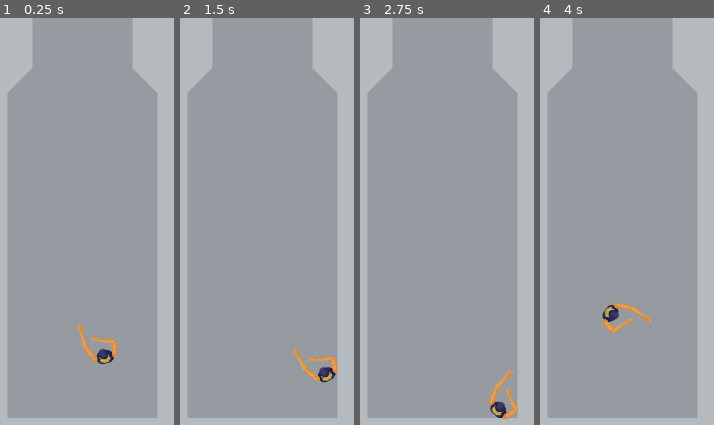
Above: before the commit, frames 1-4 (left to right).
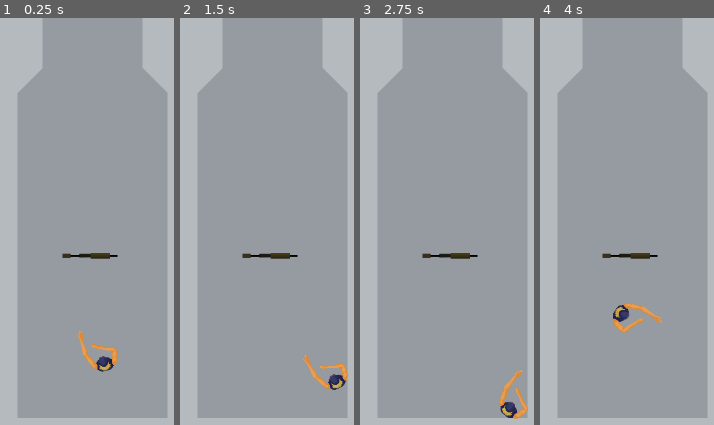
Above: after the commit, the same moments.

Repository: nelsonwenner/godot-topdown-shooter
Game: Godot game, scene res://src/scenes/levels/World.tscn
The game is run twice, just before and just after one commit, with the same random seed, the same clock (stepped at 60 frames per second) and the same inputs. This scene is started directly instead of the project's main scene.
Inputs (mouse positions are in pixels of both pictures, inside the frame that each line leads up to):
- Up to frame 1 (0.25 s): no input
- Up to frame 2 (1.5 s): tap Enter at 0.5 s; move the mouse to (outside the picture) at 0.52 s; hold D (player_right) 0.53-1.28 s; tap E (pickup) at 0.6 s; move the mouse to (outside the picture) at 1.27 s; hold S (player_down) from 1.28 s (still down); click (outside the picture) at 1.35 s
- Up to frame 3 (2.75 s): move the mouse to (outside the picture) at 2.02 s; release S (player_down) at 2.03 s; hold D (player_right) from 2.03 s (still down); tap E (pickup) at 2.1 s
- Up to frame 4 (4 s): tap Space at 2.75 s; move the mouse to (595, 331) at 2.77 s; release D (player_right) at 2.78 s; hold W (player_up) 2.78-3.53 s; click (595, 331) at 2.85 s; move the mouse to (outside the picture) at 3.52 s; hold A (player_left) from 3.53 s (still down); tap E (pickup) at 3.6 s

The runs differ from the first frame. In frame 1, 12% of the frame differs, in the area x 4-96%, y 0-99%; in frame 2, 12%; in frame 3, 12%; in frame 4, 12%.

Commit message:
feat: add objects in world

Diff:
--- a/src/effects/shadown.gd
+++ b/src/effects/shadown.gd
@@ -13,7 +13,8 @@
 func _process(_delta):
 	#shadow_dir = get_viewport().size / 2.0 - get_global_mouse_position()
 	#print("shadow => ", shadow_dir)
-	shadow_dir = Vector2(4.1, 13.0)
+	#shadow_dir = Vector2(4.1, 13.0)
+	shadow_dir = Vector2(19.999939, 11.999969)
 	update()
 
 func _draw():
@@ -24,11 +25,11 @@
 		var next_vertice = vertices[(vertice_ind + 1) % num_of_vertices]
 		var normal = (next_vertice - vertice).normalized().rotated(PI / 2.0)
 
-		if flag:
+		#if flag:
+			#draw_polygon(PoolVector2Array([vertice, vertice + shadow_dir, next_vertice]), PoolColorArray([shadow_color, shadow_end_color, shadow_color]))
+			#draw_polygon(PoolVector2Array([next_vertice, next_vertice + shadow_dir, vertice + shadow_dir]), PoolColorArray([shadow_color, shadow_end_color, shadow_end_color]))
+
+		#else:
+		if shadow_dir.dot(normal) < 200:
 			draw_polygon(PoolVector2Array([vertice, vertice + shadow_dir, next_vertice]), PoolColorArray([shadow_color, shadow_end_color, shadow_color]))
 			draw_polygon(PoolVector2Array([next_vertice, next_vertice + shadow_dir, vertice + shadow_dir]), PoolColorArray([shadow_color, shadow_end_color, shadow_end_color]))
-
-		else:
-			if shadow_dir.dot(normal) > 0:
-				draw_polygon(PoolVector2Array([vertice, vertice + shadow_dir, next_vertice]), PoolColorArray([shadow_color, shadow_end_color, shadow_color]))
-				draw_polygon(PoolVector2Array([next_vertice, next_vertice + shadow_dir, vertice + shadow_dir]), PoolColorArray([shadow_color, shadow_end_color, shadow_end_color]))
--- a/src/effects/shadown.tscn
+++ b/src/effects/shadown.tscn
@@ -4,3 +4,4 @@
 
 [node name="shadown" type="Node2D"]
 script = ExtResource( 1 )
+shadow_color = Color( 0.0941176, 0.0941176, 0.0941176, 1 )
--- /dev/null
+++ b/src/objects/environments/balcone1.tscn
@@ -0,0 +1,13 @@
+[gd_scene format=2]
+
+[node name="Polygon2D" type="Polygon2D"]
+scale = Vector2( 0.5, 0.5 )
+z_index = 3
+color = Color( 0.709804, 0.733333, 0.74902, 1 )
+polygon = PoolVector2Array( 0, 640, 512, 640, 512, 0, 0, 0 )
+
+[node name="Balcone" type="StaticBody2D" parent="."]
+collision_mask = 0
+
+[node name="CollisionPolygon2D" type="CollisionPolygon2D" parent="Balcone"]
+polygon = PoolVector2Array( 0, 0, 0, 640, 512, 640, 512, 0 )
--- /dev/null
+++ b/src/objects/environments/balcone2.tscn
@@ -0,0 +1,11 @@
+[gd_scene format=2]
+
+[node name="Polygon2D" type="Polygon2D"]
+z_index = 3
+color = Color( 0.709804, 0.733333, 0.74902, 1 )
+polygon = PoolVector2Array( 0, 0, 0, 1152, 640, 1152, 640, 2048, 1280, 2048, 1280, -496, 2048, -1152, 3456, -1152, 3456, -1392, 3328, -1536, 256, -1536, 0, -1280 )
+
+[node name="Balcone" type="StaticBody2D" parent="."]
+
+[node name="CollisionPolygon2D" type="CollisionPolygon2D" parent="Balcone"]
+polygon = PoolVector2Array( 0, -1280, 0, 1152, 640, 1152, 640, 2048, 1280, 2048, 1280, -512, 2048, -1152, 3456, -1152, 3456, -1392, 3328, -1536, 256, -1536 )
--- /dev/null
+++ b/src/objects/environments/balcone3.tscn
@@ -0,0 +1,11 @@
+[gd_scene format=2]
+
+[node name="Polygon2D" type="Polygon2D"]
+z_index = 3
+color = Color( 0.709804, 0.733333, 0.74902, 1 )
+polygon = PoolVector2Array( 0, 256, 0, 1536, 512, 1536, 512, 1024, 2560, 1024, 2560, 640, 3584, 640, 3584, -656, 2176, -640, 2176, -256, 3072, -256, 3072, 256 )
+
+[node name="Balcone" type="StaticBody2D" parent="."]
+
+[node name="CollisionPolygon2D" type="CollisionPolygon2D" parent="Balcone"]
+polygon = PoolVector2Array( 0, 256, 0, 1536, 512, 1536, 512, 1024, 2560, 1024, 2560, 640, 3584, 640, 3584, -656, 2176, -640, 2176, -256, 3072, -256, 3072, 256 )
--- /dev/null
+++ b/src/objects/environments/balcone4.tscn
@@ -0,0 +1,11 @@
+[gd_scene format=2]
+
+[node name="Polygon2D" type="Polygon2D"]
+z_index = 3
+color = Color( 0.709804, 0.733333, 0.74902, 1 )
+polygon = PoolVector2Array( 0, 0, 0, 256, 512, 256, 512, 0, 768, 0, 768, -384, 512, -384, 512, -256, 256, -256 )
+
+[node name="Balcone" type="StaticBody2D" parent="."]
+
+[node name="CollisionPolygon2D" type="CollisionPolygon2D" parent="Balcone"]
+polygon = PoolVector2Array( 0, 0, 0, 256, 512, 256, 512, 0, 768, 0, 768, -384, 512, -384, 512, -256, 256, -256 )
--- /dev/null
+++ b/src/objects/environments/balcone5.tscn
@@ -0,0 +1,11 @@
+[gd_scene format=2]
+
+[node name="Polygon2D" type="Polygon2D"]
+z_index = 3
+color = Color( 0.709804, 0.733333, 0.74902, 1 )
+polygon = PoolVector2Array( 0, 0, 384, -384, 1024, -384, 1408, 0, 1408, 512, 1024, 896, 384, 896, 0, 512 )
+
+[node name="Balcone" type="StaticBody2D" parent="."]
+
+[node name="CollisionPolygon2D" type="CollisionPolygon2D" parent="Balcone"]
+polygon = PoolVector2Array( 0, 0, 0, 512, 384, 896, 1024, 896, 1408, 512, 1408, 0, 1024, -384, 384, -384 )
--- /dev/null
+++ b/src/objects/environments/balcone6.tscn
@@ -0,0 +1,11 @@
+[gd_scene format=2]
+
+[node name="Polygon2D" type="Polygon2D"]
+z_index = 3
+color = Color( 0.709804, 0.733333, 0.74902, 1 )
+polygon = PoolVector2Array( 0, 0, 256, -256, 1920, -256, 2176, 0, 2176, 0, 2176, 512, 1664, 512, 1664, 512, 1664, 3072, 1280, 3072, 1280, 512, 0, 512 )
+
+[node name="Balcone" type="StaticBody2D" parent="."]
+
+[node name="CollisionPolygon2D" type="CollisionPolygon2D" parent="Balcone"]
+polygon = PoolVector2Array( 0, 0, 0, 512, 1280, 512, 1280, 3072, 1664, 3072, 1664, 512, 2176, 512, 2176, 0, 1920, -256, 256, -256 )
--- /dev/null
+++ b/src/objects/environments/balcone7.tscn
@@ -0,0 +1,12 @@
+[gd_scene format=2]
+
+[node name="Polygon2D" type="Polygon2D"]
+z_index = 3
+color = Color( 0.709804, 0.733333, 0.74902, 1 )
+polygon = PoolVector2Array( 0, 0, 1584, 0, 1584, 900, 1242, 1152, 0, 1152 )
+
+[node name="Balcone" type="StaticBody2D" parent="."]
+
+[node name="CollisionPolygon2D" type="CollisionPolygon2D" parent="Balcone"]
+z_index = 3
+polygon = PoolVector2Array( 0, 0, 0, 1152, 1242, 1152, 1584, 900, 1584, 0 )
--- a/src/scenes/levels/World.gd
+++ b/src/scenes/levels/World.gd
@@ -9,7 +9,7 @@
 func set_camera_limits():
 	var map_size = get_node("Environment/CameraLimit/TileMap").get_used_rect()
 	var cell_size = get_node("Environment/CameraLimit/TileMap").cell_size
-	get_node("Characters/Player/Camera2D").limit_left = map_size.position.x * cell_size.x
-	get_node("Characters/Player/Camera2D").limit_top = map_size.position.y * cell_size.y
-	get_node("Characters/Player/Camera2D").limit_right = map_size.end.x * cell_size.x
-	get_node("Characters/Player/Camera2D").limit_bottom = map_size.end.y * cell_size.y
+	get_node("Characters/player/Camera2D").limit_left = map_size.position.x * cell_size.x
+	get_node("Characters/player/Camera2D").limit_top = map_size.position.y * cell_size.y
+	get_node("Characters/player/Camera2D").limit_right = map_size.end.x * cell_size.x
+	get_node("Characters/player/Camera2D").limit_bottom = map_size.end.y * cell_size.y
--- a/src/scenes/levels/World.tscn
+++ b/src/scenes/levels/World.tscn
@@ -1,8 +1,17 @@
-[gd_scene load_steps=5 format=2]
+[gd_scene load_steps=14 format=2]
 
 [ext_resource path="res://src/scenes/levels/World.gd" type="Script" id=1]
 [ext_resource path="res://arts/environments/floor.png" type="Texture" id=2]
 [ext_resource path="res://src/scenes/player/player.tscn" type="PackedScene" id=3]
+[ext_resource path="res://src/effects/shadown.tscn" type="PackedScene" id=4]
+[ext_resource path="res://src/scenes/weapons/weapon.tscn" type="PackedScene" id=5]
+[ext_resource path="res://src/objects/environments/balcone1.tscn" type="PackedScene" id=6]
+[ext_resource path="res://src/objects/environments/balcone2.tscn" type="PackedScene" id=7]
+[ext_resource path="res://src/objects/environments/balcone3.tscn" type="PackedScene" id=8]
+[ext_resource path="res://src/objects/environments/balcone4.tscn" type="PackedScene" id=9]
+[ext_resource path="res://src/objects/environments/balcone5.tscn" type="PackedScene" id=10]
+[ext_resource path="res://src/objects/environments/balcone6.tscn" type="PackedScene" id=11]
+[ext_resource path="res://src/objects/environments/balcone7.tscn" type="PackedScene" id=12]
 
 [sub_resource type="TileSet" id=1]
 0/name = "floor.png 0"
@@ -36,6 +45,199 @@
 format = 1
 tile_data = PoolIntArray( -5636126, 0, 0, -5636125, 0, 0, -5636124, 0, 0, -5636123, 0, 0, -5636122, 0, 0, -5636121, 0,  …(96812 unchanged characters)…
 
+[node name="Balconies" type="Node2D" parent="Environment"]
+
+[node name="Block1" type="Node" parent="Environment/Balconies"]
+
+[node name="Polygon2D" parent="Environment/Balconies/Block1" instance=ExtResource( 6 )]
+position = Vector2( 585.775, -442.821 )
+scale = Vector2( 0.113718, 0.120741 )
+
+[node name="Polygon2D2" parent="Environment/Balconies/Block1" instance=ExtResource( 6 )]
+position = Vector2( 587.336, -584.34 )
+scale = Vector2( 0.114, 0.121 )
+
+[node name="Polygon2D3" parent="Environment/Balconies/Block1" instance=ExtResource( 6 )]
+position = Vector2( 588.835, -728.177 )
+scale = Vector2( 0.114, 0.121 )
+
+[node name="Polygon2D4" parent="Environment/Balconies/Block1" instance=ExtResource( 6 )]
+position = Vector2( 589.918, -873.629 )
+scale = Vector2( 0.114, 0.121 )
+
+[node name="Block2" type="Node" parent="Environment/Balconies"]
+
+[node name="Polygon2D" parent="Environment/Balconies/Block2" instance=ExtResource( 7 )]
+position = Vector2( -614.824, -1960 )
+scale = Vector2( 0.134611, 0.146838 )
+
+[node name="Polygon2D2" parent="Environment/Balconies/Block2" instance=ExtResource( 6 )]
+position = Vector2( -358.789, -1648.61 )
+scale = Vector2( 0.283206, 0.18992 )
+
+[node name="Polygon2D3" parent="Environment/Balconies/Block2" instance=ExtResource( 6 )]
+position = Vector2( -333.233, -2014.02 )
+scale = Vector2( 0.259994, 0.084289 )
+polygon = PoolVector2Array( 0, 640, 512, 640, 512, 0, 0, 0, 0, 343.086 )
+
+[node name="Polygon2D4" parent="Environment/Balconies/Block2" instance=ExtResource( 6 )]
+position = Vector2( -328.99, -1840.07 )
+scale = Vector2( 0.259994, 0.084289 )
+polygon = PoolVector2Array( 0, 640, 512, 640, 512, 0, 0, 0, 0, 343.086 )
+
+[node name="Polygon2D5" parent="Environment/Balconies/Block2" instance=ExtResource( 6 )]
+position = Vector2( -10.7918, -1840.07 )
+scale = Vector2( 0.259994, 0.084289 )
+polygon = PoolVector2Array( 0, 640, 512, 640, 512, 0, 0, 0, 0, 343.086 )
+
+[node name="Polygon2D6" parent="Environment/Balconies/Block2" instance=ExtResource( 6 )]
+position = Vector2( -12.2061, -2011.19 )
+scale = Vector2( 0.259994, 0.084289 )
+polygon = PoolVector2Array( 0, 640, 512, 640, 512, 0, 0, 0, 0, 343.086 )
+
+[node name="Polygon2D7" parent="Environment/Balconies/Block2" instance=ExtResource( 6 )]
+position = Vector2( 75.8287, -1957.45 )
+scale = Vector2( 0.0887419, 0.084289 )
+polygon = PoolVector2Array( 0, 640, 512, 640, 512, 0, 0, 0, 0, 343.086 )
+
+[node name="Block3" type="Node" parent="Environment/Balconies"]
+
+[node name="Polygon2D8" parent="Environment/Balconies/Block3" instance=ExtResource( 6 )]
+position = Vector2( 551.176, -2042.97 )
+scale = Vector2( 0.343422, 0.084289 )
+polygon = PoolVector2Array( 0, 640, 512, 640, 512, 0, 0, 0, 0, 343.086 )
+
+[node name="Polygon2D9" parent="Environment/Balconies/Block3" instance=ExtResource( 6 )]
+position = Vector2( 549.841, -1575.57 )
+scale = Vector2( 0.343422, 0.084289 )
+polygon = PoolVector2Array( 0, 640, 512, 640, 512, 0, 0, 0, 0, 343.086 )
+
+[node name="Polygon2D10" parent="Environment/Balconies/Block3" instance=ExtResource( 6 )]
+position = Vector2( 551.176, -1810.57 )
+scale = Vector2( 0.343422, 0.084289 )
+polygon = PoolVector2Array( 0, 640, 512, 640, 512, 0, 0, 0, 0, 343.086 )
+
+[node name="Block4" type="Node" parent="Environment/Balconies"]
+
+[node name="Polygon2D" parent="Environment/Balconies/Block4" instance=ExtResource( 8 )]
+position = Vector2( 1203.69, -1935.97 )
+scale = Vector2( 0.137388, 0.162956 )
+
+[node name="Polygon2D11" parent="Environment/Balconies/Block4" instance=ExtResource( 6 )]
+position = Vector2( 1205.95, -2041.9 )
+scale = Vector2( 0.343422, 0.0991543 )
+polygon = PoolVector2Array( 0, 640, 512, 640, 512, 0, 0, 0, 0, 343.086 )
+
+[node name="Polygon2D2" parent="Environment/Balconies/Block4" instance=ExtResource( 9 )]
+position = Vector2( 1203.15, -1554.45 )
+scale = Vector2( 0.2, 0.2 )
+
+[node name="Polygon2D12" parent="Environment/Balconies/Block4" instance=ExtResource( 6 )]
+position = Vector2( 1537.08, -1596.28 )
+scale = Vector2( 0.871768, 0.0956466 )
+polygon = PoolVector2Array( 0, 640, 512, 640, 512, 0, 0, 0, 0, 343.086 )
+
+[node name="Polygon2D13" parent="Environment/Balconies/Block4" instance=ExtResource( 6 )]
+position = Vector2( 1833.41, -1833.12 )
+scale = Vector2( 0.391653, 0.0991543 )
+polygon = PoolVector2Array( 0, 640, 512, 640, 512, 0, 0, 0, 0, 343.086 )
+
+[node name="Polygon2D14" parent="Environment/Balconies/Block4" instance=ExtResource( 6 )]
+position = Vector2( 1835.66, -2065.47 )
+scale = Vector2( 0.135152, 0.190354 )
+polygon = PoolVector2Array( 0, 640, 512, 640, 512, 0, 0, 0, 0, 343.086 )
+
+[node name="Polygon2D15" parent="Environment/Balconies/Block4/Polygon2D14" instance=ExtResource( 6 )]
+position = Vector2( 506.615, 306.629 )
+scale = Vector2( 1, 0.520892 )
+polygon = PoolVector2Array( 0, 640, 512, 640, 512, 0, 0, 0, 0, 343.086 )
+
+[node name="Block5" type="Node" parent="Environment/Balconies"]
+
+[node name="Polygon2D15" parent="Environment/Balconies/Block5" instance=ExtResource( 6 )]
+position = Vector2( 647.271, -3065.08 )
+scale = Vector2( 0.0865153, 0.368856 )
+polygon = PoolVector2Array( 0, 640, 512, 640, 512, 0, 0, 0, 0, 343.086 )
+
+[node name="Polygon2D16" parent="Environment/Balconies/Block5" instance=ExtResource( 6 )]
+position = Vector2( 648.531, -2752.62 )
+scale = Vector2( 0.0865153, 0.398386 )
+polygon = PoolVector2Array( 0, 640, 512, 640, 512, 0, 0, 0, 0, 343.086 )
+
+[node name="Polygon2D17" parent="Environment/Balconies/Block5/Polygon2D16" instance=ExtResource( 6 )]
+position = Vector2( -1004.85, 502.118 )
+scale = Vector2( 2.10929, 0.215444 )
+polygon = PoolVector2Array( 0, 640, 512, 640, 512, 0, 0, 0, 0, 343.086 )
+
+[node name="Polygon2D" parent="Environment/Balconies/Block5" instance=ExtResource( 10 )]
+position = Vector2( 220.049, -2918.79 )
+scale = Vector2( 0.113105, 0.112308 )
+
+[node name="Polygon2D17" parent="Environment/Balconies/Block5" instance=ExtResource( 6 )]
+position = Vector2( 450.84, -3070.69 )
+scale = Vector2( 0.125977, 0.0970101 )
+polygon = PoolVector2Array( 0, 640, 512, 640, 512, 0, 0, 0, 0, 343.086 )
+
+[node name="Block6" type="Node" parent="Environment/Balconies"]
+
+[node name="Polygon2D" parent="Environment/Balconies/Block6" instance=ExtResource( 11 )]
+position = Vector2( -331.025, -3331.55 )
+scale = Vector2( 0.150394, 0.18468 )
+
+[node name="Polygon2D18" parent="Environment/Balconies/Block6" instance=ExtResource( 6 )]
+position = Vector2( -377.783, -2832.58 )
+scale = Vector2( 0.181784, 0.41697 )
+polygon = PoolVector2Array( 0, 640, 512, 640, 512, 291.213, 512, 0, 0, 0, 0, 343.086 )
+
+[node name="Polygon2D19" parent="Environment/Balconies/Block6" instance=ExtResource( 6 )]
+position = Vector2( -376.196, -3129.43 )
+scale = Vector2( 0.181784, 0.295436 )
+polygon = PoolVector2Array( 0, 640, 512, 640, 512, 291.213, 512, 0, 0, 0, 0, 343.086 )
+
+[node name="Polygon2D20" parent="Environment/Balconies/Block6" instance=ExtResource( 6 )]
+position = Vector2( -446.444, -3129.22 )
+scale = Vector2( 0.141479, 0.0895693 )
+polygon = PoolVector2Array( 0, 640, 512, 640, 512, 291.213, 512, 0, 0, 0, 0, 343.086 )
+
+[node name="Block7" type="Node" parent="Environment/Balconies"]
+
+[node name="Polygon2D" parent="Environment/Balconies/Block7" instance=ExtResource( 12 )]
+position = Vector2( -1649.15, -2671.07 )
+scale = Vector2( 0.239956, 0.32063 )
+
+[node name="Block8" type="Node" parent="Environment/Balconies"]
+
+[node name="Polygon2D21" parent="Environment/Balconies/Block8" instance=ExtResource( 6 )]
+position = Vector2( -1416.2, -3713.43 )
+scale = Vector2( 0.201315, 0.295436 )
+polygon = PoolVector2Array( 0, 640, 512, 640, 512, 291.213, 512, 0, 0, 0, 0, 343.086 )
+
+[node name="Block9" type="Node" parent="Environment/Balconies"]
+
+[node name="Polygon2D2" parent="Environment/Balconies/Block9" instance=ExtResource( 10 )]
+position = Vector2( -1148.83, -4883.47 )
+scale = Vector2( 0.0880497, 0.115321 )
+
+[node name="Polygon2D3" parent="Environment/Balconies/Block9" instance=ExtResource( 10 )]
+position = Vector2( -1155.9, -5147.22 )
+scale = Vector2( 0.0880497, 0.120846 )
+
+[node name="Polygon2D4" parent="Environment/Balconies/Block9" instance=ExtResource( 10 )]
+position = Vector2( -738.703, -5147.22 )
+scale = Vector2( 0.0880497, 0.120846 )
+
+[node name="Polygon2D5" parent="Environment/Balconies/Block9" instance=ExtResource( 10 )]
+position = Vector2( -738.703, -4882.77 )
+scale = Vector2( 0.0880497, 0.120846 )
+
+[node name="Polygon2D6" parent="Environment/Balconies/Block9" instance=ExtResource( 10 )]
+position = Vector2( -945.178, -5264.18 )
+scale = Vector2( 0.0880497, 0.0998536 )
+
+[node name="Polygon2D7" parent="Environment/Balconies/Block9" instance=ExtResource( 10 )]
+position = Vector2( -943.87, -4731.58 )
+scale = Vector2( 0.0880497, 0.0998536 )
+
 [node name="Walls" type="Node2D" parent="Environment"]
 __meta__ = {
 "_edit_group_": true
@@ -49,15 +251,23 @@
 "_edit_lock_": true
 }
 
-[node name="StaticBody2D" type="StaticBody2D" parent="Environment/Walls/Polygon2D"]
-
-[node name="CollisionPolygon2D" type="CollisionPolygon2D" parent="Environment/Walls/Polygon2D/StaticBody2D"]
+[node name="Wall" type="StaticBody2D" parent="Environment/Walls/Polygon2D"]
+
+[node name="CollisionPolygon2D" type="CollisionPolygon2D" parent="Environment/Walls/Polygon2D/Wall"]
 polygon = PoolVector2Array( 799.297, 769.33, 1185.07, 770.664, 1186.4, -62.3627, 1118.32, -127.77, 1120.99, -303.969, 1 …(4622 unchanged characters)…
 __meta__ = {
 "_edit_lock_": true
 }
 
+[node name="shadown" parent="Environment/Walls/Polygon2D" instance=ExtResource( 4 )]
+visible = false
+
 [node name="Characters" type="Node2D" parent="."]
 
-[node name="Player" parent="Characters" instance=ExtResource( 3 )]
-position = Vector2( 512, 288 )
+[node name="player" parent="Characters" instance=ExtResource( 3 )]
+position = Vector2( 498.929, 297.341 )
+
+[node name="Items" type="Node2D" parent="."]
+
+[node name="Weapon" parent="Items" instance=ExtResource( 5 )]
+position = Vector2( 492.629, 176.389 )
--- a/src/scenes/player/player.tscn
+++ b/src/scenes/player/player.tscn
@@ -3,9 +3,10 @@
 [ext_resource path="res://arts/player/body-reload-02-sprite-1.png" type="Texture" id=1]
 [ext_resource path="res://src/scenes/player/player.gd" type="Script" id=2]
 
-[node name="Player" type="KinematicBody2D"]
+[node name="player" type="KinematicBody2D"]
 light_mask = 2
 scale = Vector2( 0.1, 0.1 )
+z_index = 3
 collision_layer = 2
 script = ExtResource( 2 )
 
--- a/src/scenes/weapons/weapon.gd
+++ b/src/scenes/weapons/weapon.gd
@@ -112,6 +112,7 @@
 func _pick(picker_current, player_position_hand):
 	player_hand = picker_current.get_node(player_position_hand)
 	position = picker_current.get_global_position()
+	z_index = 3
 	picked = true
 
 
Not shown: 6 places in src/scenes/levels/LevelOne.tscn that only renumber resources
